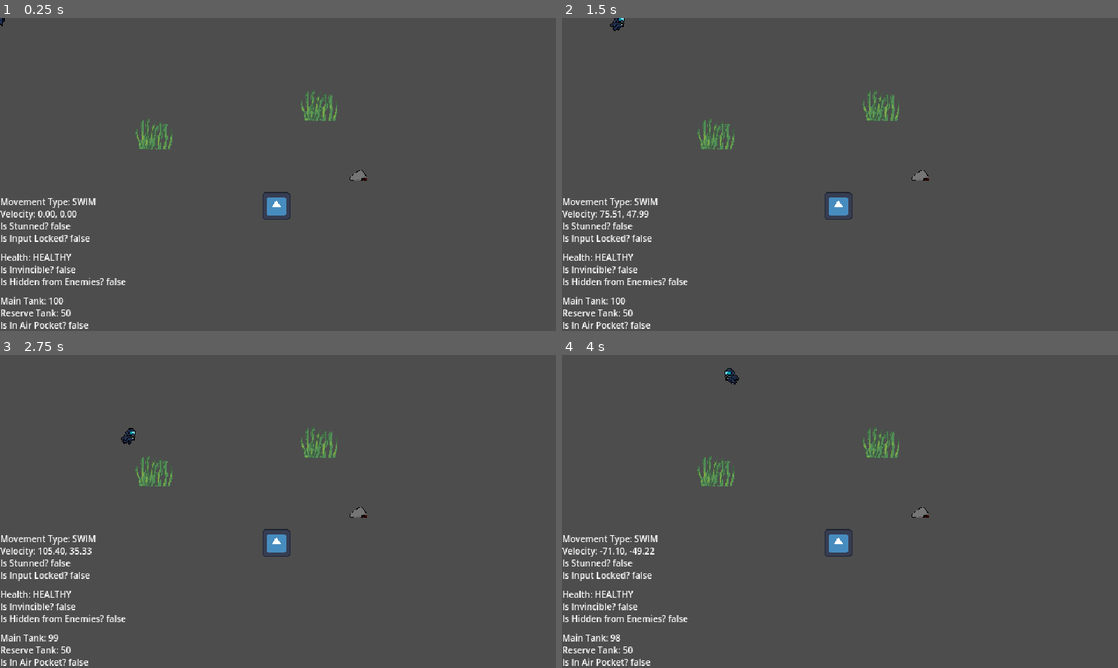
Above: before the commit, frames 1-4 (two rows, left to right).
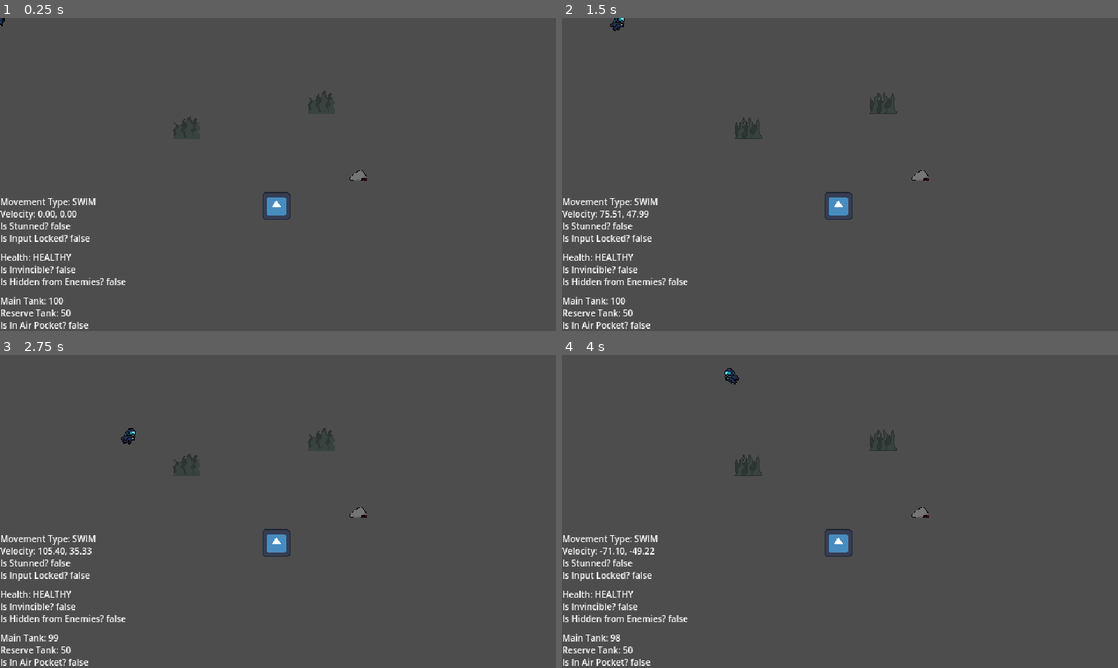
Above: after the commit, the same moments.

Repository: Absolute-Cinema-GameDev/callisto-game
Game: Godot game, scene res://scenes/main.tscn
The game is run twice, just before and just after one commit, with the same random seed, the same clock (stepped at 60 frames per second) and the same inputs. The engine's default icon, where the game draws it, is replaced by a stand-in: a white triangle on a blue panel in a dark square.
Inputs:
- Up to frame 1 (0.25 s): no input
- Up to frame 2 (1.5 s): tap Enter at 0.5 s; hold D (move_right) 0.53-1.28 s; hold Space (interact) 0.53-1.28 s; hold S (move_down) from 1.28 s (still down); tap Space (interact) at 1.35 s
- Up to frame 3 (2.75 s): release S (move_down) at 2.03 s; hold D (move_right) from 2.03 s (still down); hold Space (interact) from 2.03 s (still down)
- Up to frame 4 (4 s): release D (move_right) at 2.78 s; release Space (interact) at 2.78 s; hold W (move_up) 2.78-3.53 s; tap Space (interact) at 2.85 s; hold A (move_left) from 3.53 s (still down); hold Space (interact) from 3.53 s (still down)

The runs differ from the first frame. In frame 1, 0.7% of the frame differs, in the area x 24-61%, y 23-42%; in frame 2, 0.7%; in frame 3, 0.7%; in frame 4, 0.7%.

Commit message:
refactor(seaweed-bush): add animation

Diff:
--- a/scenes/levels/seaweed_bush/seaweed_bush.gd
+++ b/scenes/levels/seaweed_bush/seaweed_bush.gd
@@ -1,9 +1,10 @@
 extends Node2D
 
+@onready var anim = $Animate
 
 # Called when the node enters the scene tree for the first time.
 func _ready() -> void:
-	pass  # Replace with function body.
+	anim.play("idle")
 
 
 func _on_area_detection_body_entered(body: Node2D) -> void:
--- a/scenes/levels/seaweed_bush/seaweed_bush.tscn
+++ b/scenes/levels/seaweed_bush/seaweed_bush.tscn
@@ -1,36 +1,46 @@
-[gd_scene load_steps=5 format=3 uid="uid://eum7ybrrepj"]
+[gd_scene load_steps=7 format=3 uid="uid://eum7ybrrepj"]
 
 [ext_resource type="Script" path="res://scenes/levels/seaweed_bush/seaweed_bush.gd" id="1_kc8n4"]
-[ext_resource type="Texture2D" uid="uid://cgae35qoyewpv" path="res://assets/levels/seaweed_bush-temp/seaweed_bush-968e.png" id="2_0lik1"]
+[ext_resource type="Texture2D" uid="uid://b1dyhyl5ib0t3" path="res://assets/levels/TileSea.png" id="2_2kwu6"]
+
+[sub_resource type="RectangleShape2D" id="RectangleShape2D_gumuy"]
+size = Vector2(21, 15)
+
+[sub_resource type="AtlasTexture" id="AtlasTexture_nr7oc"]
+atlas = ExtResource("2_2kwu6")
+region = Rect2(512, 512, 32, 32)
+
+[sub_resource type="AtlasTexture" id="AtlasTexture_wtqtv"]
+atlas = ExtResource("2_2kwu6")
+region = Rect2(576, 512, 32, 32)
 
 [sub_resource type="SpriteFrames" id="SpriteFrames_lctq2"]
 animations = [{
 "frames": [{
 "duration": 1.0,
-"texture": ExtResource("2_0lik1")
+"texture": SubResource("AtlasTexture_nr7oc")
+}, {
+"duration": 1.0,
+"texture": SubResource("AtlasTexture_wtqtv")
 }],
 "loop": true,
 "name": &"idle",
-"speed": 4.45
+"speed": 5.5
 }]
 
-[sub_resource type="RectangleShape2D" id="RectangleShape2D_gumuy"]
-size = Vector2(57.5, 47.8333)
+[node name="SeaweedBush" type="Node2D"]
+script = ExtResource("1_kc8n4")
 
-[node name="SeaweedBush" type="Node2D"]
-scale = Vector2(0.75, 0.75)
-script = ExtResource("1_kc8n4")
+[node name="AreaDetection" type="Area2D" parent="."]
+
+[node name="CollisionDetection" type="CollisionShape2D" parent="AreaDetection"]
+position = Vector2(-0.5, 4.5)
+shape = SubResource("RectangleShape2D_gumuy")
 
 [node name="Animate" type="AnimatedSprite2D" parent="."]
 sprite_frames = SubResource("SpriteFrames_lctq2")
 animation = &"idle"
-frame_progress = 0.678097
-
-[node name="AreaDetection" type="Area2D" parent="."]
-
-[node name="CollisionDetection" type="CollisionShape2D" parent="AreaDetection"]
-position = Vector2(-2.91667, 8.08333)
-shape = SubResource("RectangleShape2D_gumuy")
+frame_progress = 0.0244569
 
 [connection signal="body_entered" from="AreaDetection" to="." method="_on_area_detection_body_entered"]
 [connection signal="body_exited" from="AreaDetection" to="." method="_on_area_detection_body_exited"]
--- a/scenes/main.tscn
+++ b/scenes/main.tscn
@@ -17,7 +17,7 @@
 position = Vector2(318, 216)
 
 [node name="SeaweedBush" parent="." instance=ExtResource("4_opman")]
-position = Vector2(179, 127)
+position = Vector2(214, 123)
 
 [node name="SeaweedBush2" parent="." instance=ExtResource("4_opman")]
 position = Vector2(369, 94)
Binary file added: assets/levels/TileSea.png
Not shown, added: assets/levels/TileSea.png.import
